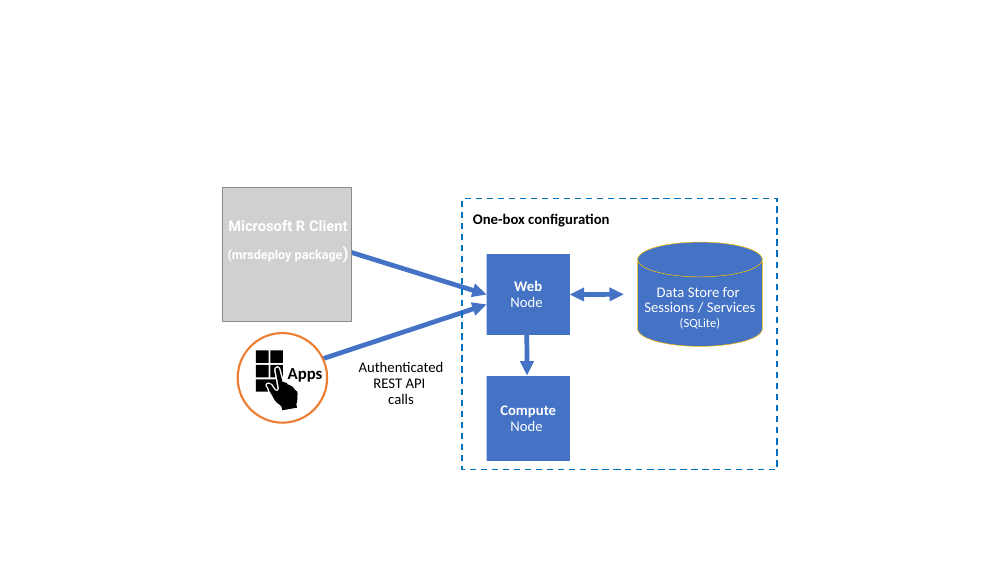
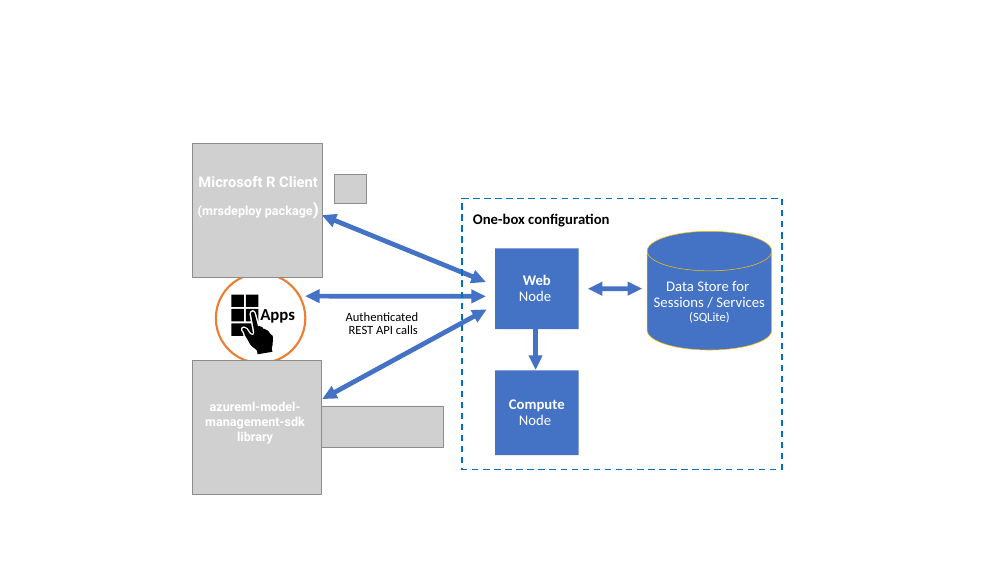
Before and after one commit to MicrosoftDocs/machine-learning-server-docs, a slide deck: slide 12 of image-sources/about-o16n.pptx. Drawn at 1008x567 pixels with LibreOffice and Linux fonts; fonts in the diff are those of the drawing; grey boxes stand for pictures. Boxes give left, top, right and bottom in pixels: in the first picture for what was removed or moved away, otherwise in the second. Text is boxed around its words. In the diff, an @@ line names an element or a change of style, - is before the commit and + after.

Commit message:
images

```diff
--- a/image-sources/about-o16n.pptx
+++ b/image-sources/about-o16n.pptx
@@ picture moved from (x1=222, y1=188, x2=352, y2=322) to (x1=192, y1=144, x2=322, y2=278) @@
@@ text "Microsoft R Client" moved from (x1=228, y1=220, x2=348, y2=261) to (x1=198, y1=176, x2=318, y2=217) @@
@@ picture added at (x1=334, y1=175, x2=367, y2=203) @@
@@ rectangle resized from (x1=462, y1=198, x2=777, y2=469) to (x1=462, y1=198, x2=782, y2=469) @@
@@ double arrow moved from (487, 295) - (329, 246) to (485, 282) - (322, 216) @@
@@ cylinder "Data Store for Sessions / ..." resized from (x1=637, y1=242, x2=762, y2=346) to (x1=647, y1=231, x2=772, y2=350) @@
@@ ellipse moved from (x1=237, y1=333, x2=327, y2=423) to (x1=216, y1=274, x2=306, y2=364) @@
@@ freeform shape moved from (x1=256, y1=351, x2=298, y2=411) to (x1=231, y1=295, x2=273, y2=355) @@
@@ text "Apps" moved from (x1=288, y1=368, x2=323, y2=382) to (x1=260, y1=309, x2=295, y2=323) @@
@@ double arrow moved from (487, 305) - (286, 371) to (485, 296) - (306, 296) @@
@@ 2 rectangles, 1 double arrow moved together from (x1=487, y1=254, x2=570, y2=461) to (x1=495, y1=249, x2=578, y2=455) @@
@@ double arrow moved from (624, 294) - (570, 295) to (642, 289) - (588, 289) @@
@@ double arrow added from (487, 309) to (323, 399), #4472C4 4.5 pt @@
@@ text "Authenticated REST API calls" moved from (x1=359, y1=361, x2=444, y2=404) to (x1=346, y1=312, x2=419, y2=334) @@
@@ text "Authenticated REST API calls" at (x1=346, y1=312, x2=419, y2=334): size 14 to 12 pt @@
@@ picture added at (x1=192, y1=361, x2=322, y2=495) @@
@@ text added at (x1=205, y1=402, x2=305, y2=443), 12 pt, text #FFFFFF, bold @@
+azureml-model-management-sdk library
@@ picture added at (x1=321, y1=406, x2=443, y2=448) @@
```
